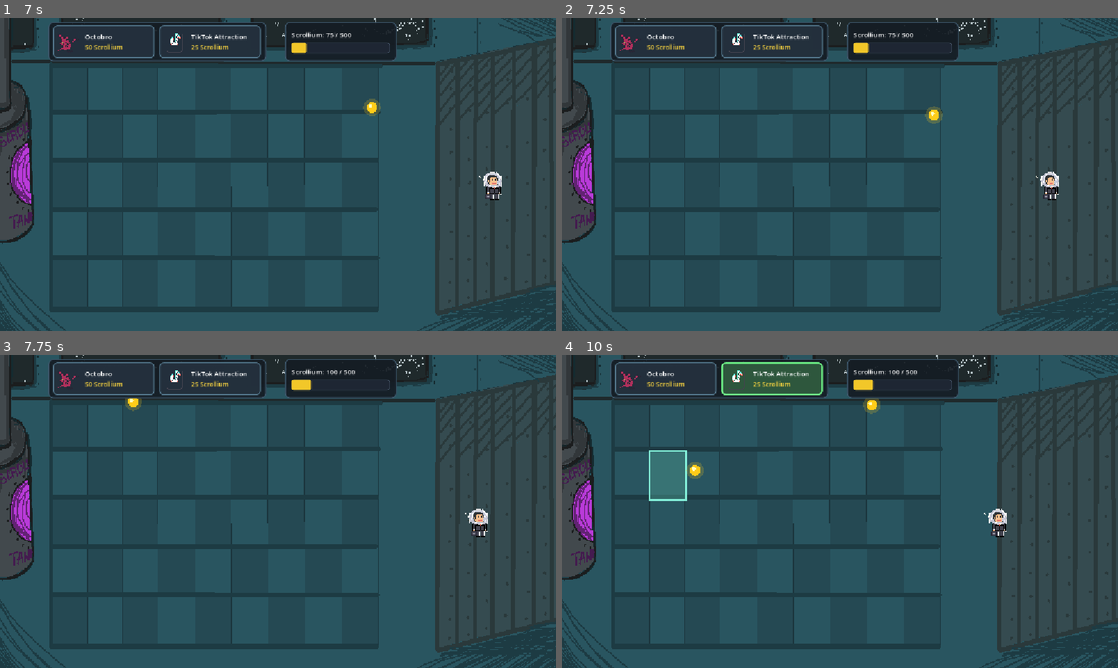
Above: before the commit, frames 1-4 (two rows, left to right).
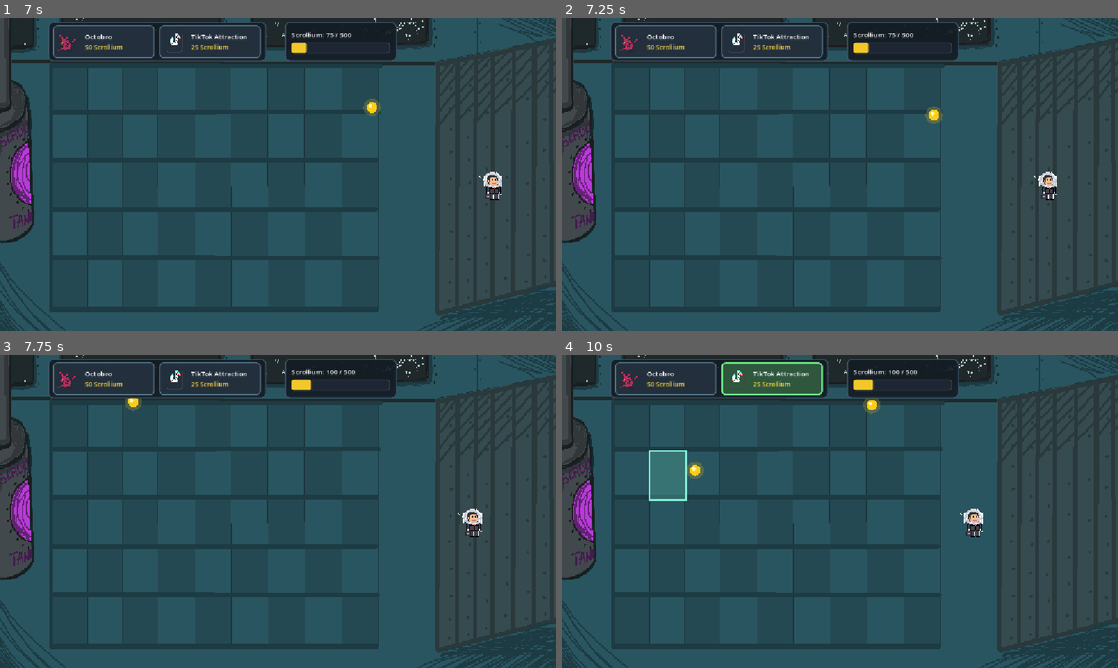
Above: after the commit, the same moments.

Repository: BogdanMartynenko/Apollo-666
Game: Godot game, scene res://Scenes/MainMenu.tscn
Same seed, same stepped clock (60 frames per second), same inputs: the game is played once before the commit and once after it. Sound files missing from this copy of the repository are replaced by a short silence.
Inputs (mouse positions are in pixels of both pictures, inside the frame that each line leads up to):
- Up to frame 1 (7 s): click (255, 265) at 0.5 s; tap Space at 1.25, 1.52, 6.77 s; move the mouse to (400, 158) at 1.27 s; click (400, 158) at 1.42 s; click (105, 43) at 2 s; click (211, 43) at 2.75 s; click (105, 43) at 3.5 s; click (211, 43) at 4.25 s; click (105, 43) at 5 s; click (211, 43) at 5.75 s; move the mouse to (333, 158) at 6.52 s; click (333, 158) at 6.67 s
- Up to frame 2 (7.25 s): no input
- Up to frame 3 (7.75 s): move the mouse to (372, 452) at 7.27 s; click (372, 452) at 7.42 s
- Up to frame 4 (10 s): move the mouse to (812, 574) at 8.02 s; click (812, 574) at 8.17 s; tap Space at 8.27, 9.02, 9.77 s; move the mouse to (1006, 558) at 8.77 s; click (1006, 558) at 8.92 s; move the mouse to (673, 464) at 9.52 s; click (673, 464) at 9.67 s

Frame 1 is identical in both runs. In frame 2, 0.2% of the frame differs, in the area x 84-90%, y 49-59%; in frame 3, 0.3%; in frame 4, 0.5%, in the area x 71-80%, y 49-59%.

Commit message:
Add Octobro despawn timer with duration bar and increase human walk speed

Diff:
--- a/Framework/Classes/EnemyBase.gd
+++ b/Framework/Classes/EnemyBase.gd
@@ -5,7 +5,7 @@
 signal reached_base(enemy: Area2D)
 
 @export var life_max: float = 100.0
-@export var move_speed: float = 28.0
+@export var move_speed: float = 40.0
 @export var attack_dps: float = 25.0
 
 var life: float = 100.0
--- a/Framework/Classes/PlantBase.gd
+++ b/Framework/Classes/PlantBase.gd
@@ -21,3 +21,13 @@
 
 func die() -> void:
 	queue_free()
+
+
+func draw_duration_bar(remaining: float, total: float, fill_color: Color) -> void:
+	if total <= 0.0:
+		return
+
+	var ratio := clampf(remaining / total, 0.0, 1.0)
+	var bar_rect := Rect2(-24.0, 35.0, 48.0, 5.0)
+	draw_rect(bar_rect, Color(0.1, 0.1, 0.15, 0.8), true)
+	draw_rect(Rect2(bar_rect.position, Vector2(bar_rect.size.x * ratio, bar_rect.size.y)), fill_color, true)
--- a/Scenes/Peashooter.gd
+++ b/Scenes/Peashooter.gd
@@ -8,24 +8,38 @@
 @export var ink_damage: float = 25.0
 @export var projectile_speed: float = 320.0
 @export var detect_max_x: float = 1140.0
+@export var lifetime: float = 25.0
 
 @onready var muzzle: Marker2D = get_node_or_null("Muzzle")
 
 var _fire_cooldown: float = 0.25
+var _remaining_time: float = 0.0
 
 
 func _ready() -> void:
 	life = 100.0
 	life_max = 100.0
+	_remaining_time = lifetime
+	queue_redraw()
 
 
 func _process(delta: float) -> void:
+	_remaining_time = maxf(_remaining_time - delta, 0.0)
+	queue_redraw()
+	if _remaining_time <= 0.0:
+		die()
+		return
+
 	if _fire_cooldown > 0.0:
 		_fire_cooldown = maxf(_fire_cooldown - delta, 0.0)
 
 	if _fire_cooldown <= 0.0 and _has_enemy_in_lane():
 		_shoot_ink()
 		_fire_cooldown = fire_interval
+
+
+func _draw() -> void:
+	draw_duration_bar(_remaining_time, lifetime, Color(0.85, 0.45, 1.0))
 
 
 func _has_enemy_in_lane() -> bool:
--- a/Scenes/TikTokAttraction.gd
+++ b/Scenes/TikTokAttraction.gd
@@ -32,10 +32,7 @@
 
 
 func _draw() -> void:
-	if not _activated or stop_duration <= 0.0:
+	if not _activated:
 		return
 
-	var ratio := clampf(_remaining_time / stop_duration, 0.0, 1.0)
-	var bar_rect := Rect2(-24.0, 35.0, 48.0, 5.0)
-	draw_rect(bar_rect, Color(0.1, 0.1, 0.15, 0.8), true)
-	draw_rect(Rect2(bar_rect.position, Vector2(bar_rect.size.x * ratio, bar_rect.size.y)), Color(0.15, 0.95, 0.9), true)
+	draw_duration_bar(_remaining_time, stop_duration, Color(0.15, 0.95, 0.9))
